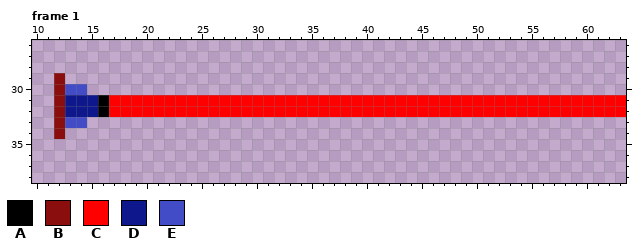
Pixel-art file -- src/main/resources/graphics/sprites/laser.aseprite. The picture above was drawn from the file before the commit.
64x64 pixels, 12 frames. Shown: frame 1: x 10..63, y 26..38.
Palette (. is transparent): A #000000  B #8b0e0e  C #ff0000  D #0e178b  E #434cc7
Pixels before, frame 1, first column x 12:
29 B...................................................
30 BEE.................................................
31 BDDDACCCCCCCCCCCCCCCCCCCCCCCCCCCCCCCCCCCCCCCCCCCCCCC
32 BDDDACCCCCCCCCCCCCCCCCCCCCCCCCCCCCCCCCCCCCCCCCCCCCCC
33 BEE.................................................
34 B...................................................
And afterwards:
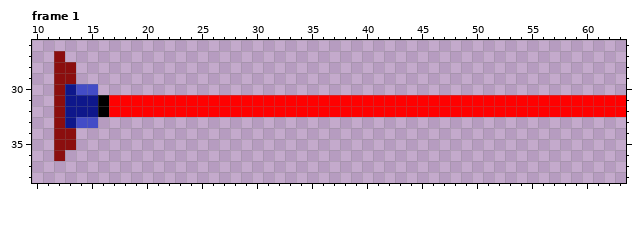
Edits made:
Frame 1:
The edit adds colour B in row 27 at x 12; in row 28 at x 12 to 13; in row 29 at x 13; in row 34 at x 13; in row 35 at x 12 to 13; in row 36 at x 12.
Colour E gives way to colour D in row 30 at x 13; in row 33 at x 13.
The edit adds colour E in row 30 at x 15; in row 33 at x 15.
Where, in picture pixels (left, top, right, bottom), the same in both pictures:
changed: (54, 51, 98, 161)
